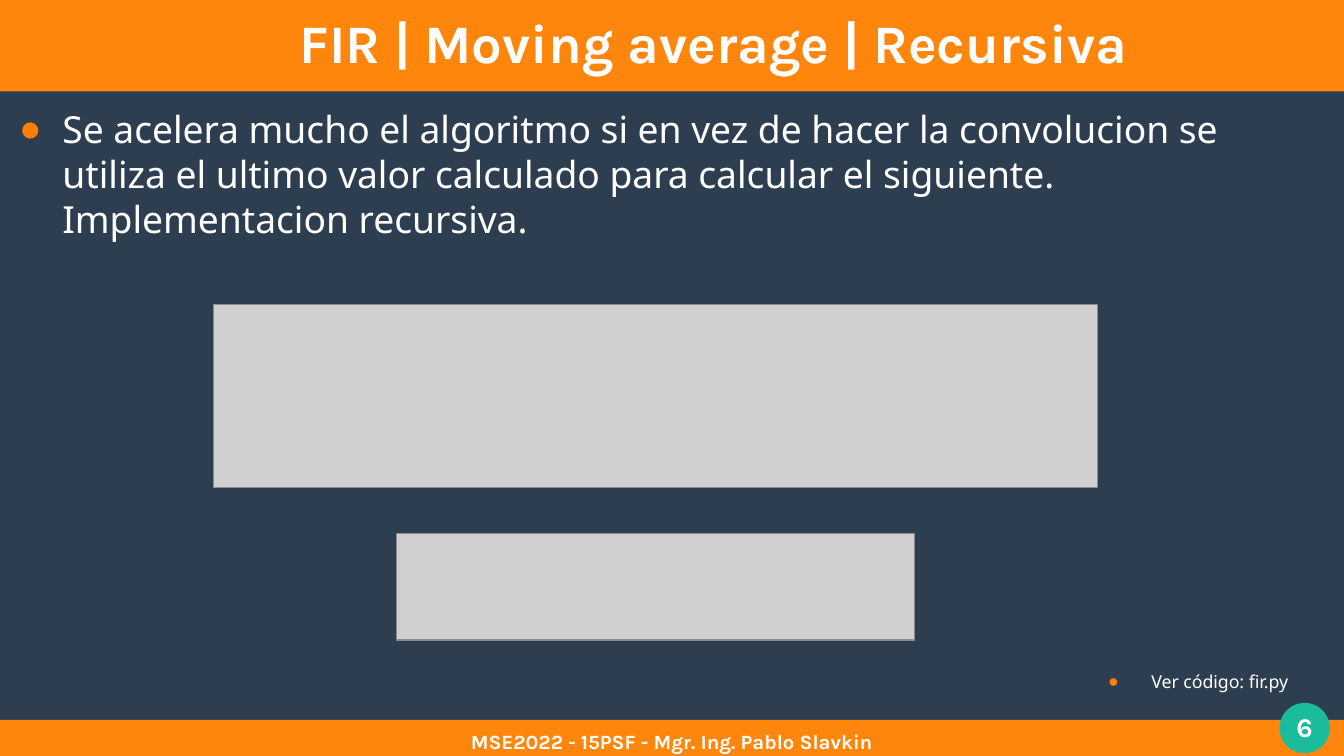
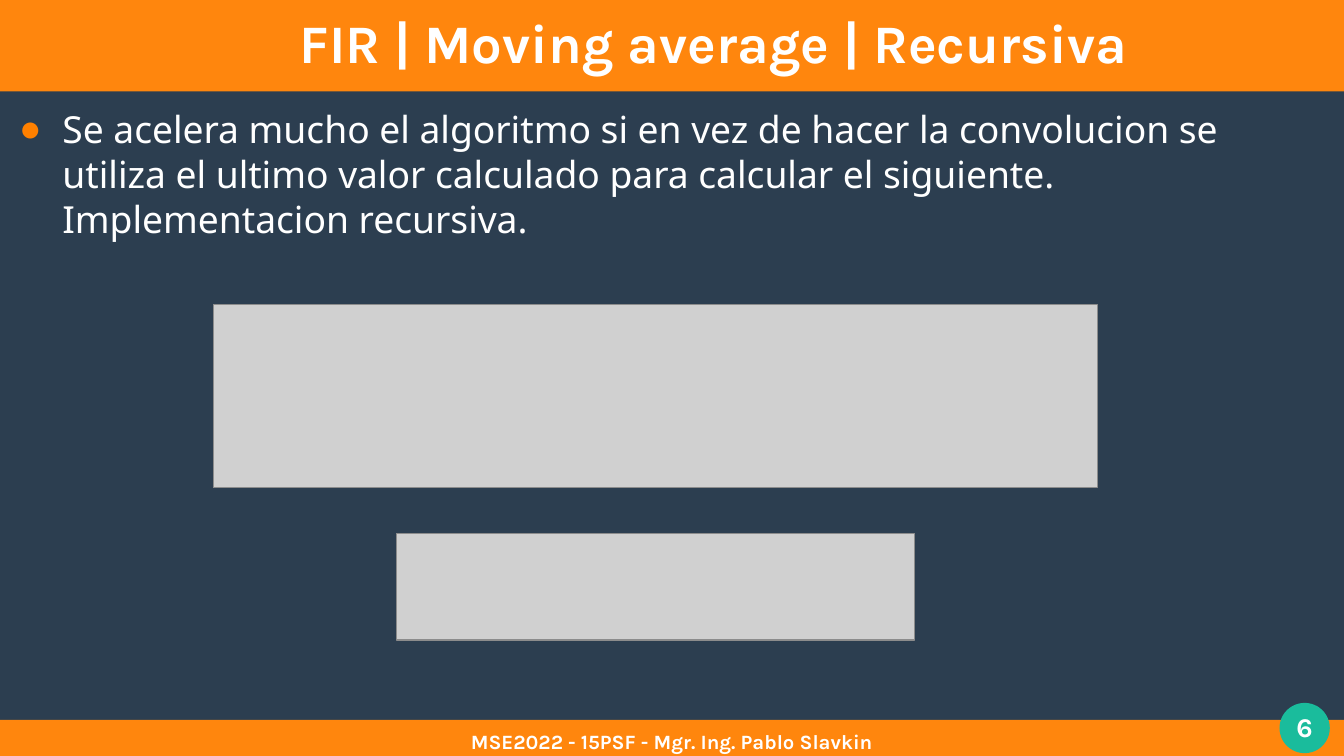
Before and after one commit to pslavkin/psf_2022, a slide deck: slide 6 of clases/6_clase/6_clase.odp. Drawn at 1344x756 pixels with LibreOffice and Linux fonts; fonts in the diff are those of the drawing; grey boxes stand for pictures. Boxes give left, top, right and bottom in pixels: in the first picture for what was removed or moved away, otherwise in the second. Text is boxed around its words. In the diff, an @@ line names an element or a change of style, - is before the commit and + after.

```diff
--- a/clases/6_clase/6_clase.odp
+++ b/clases/6_clase/6_clase.odp
@@ text removed at (1151,674,1288,693) @@
-● Ver código: fir.py
```
Also in this commit, not shown: 3 other slides changed, 15 other files.
